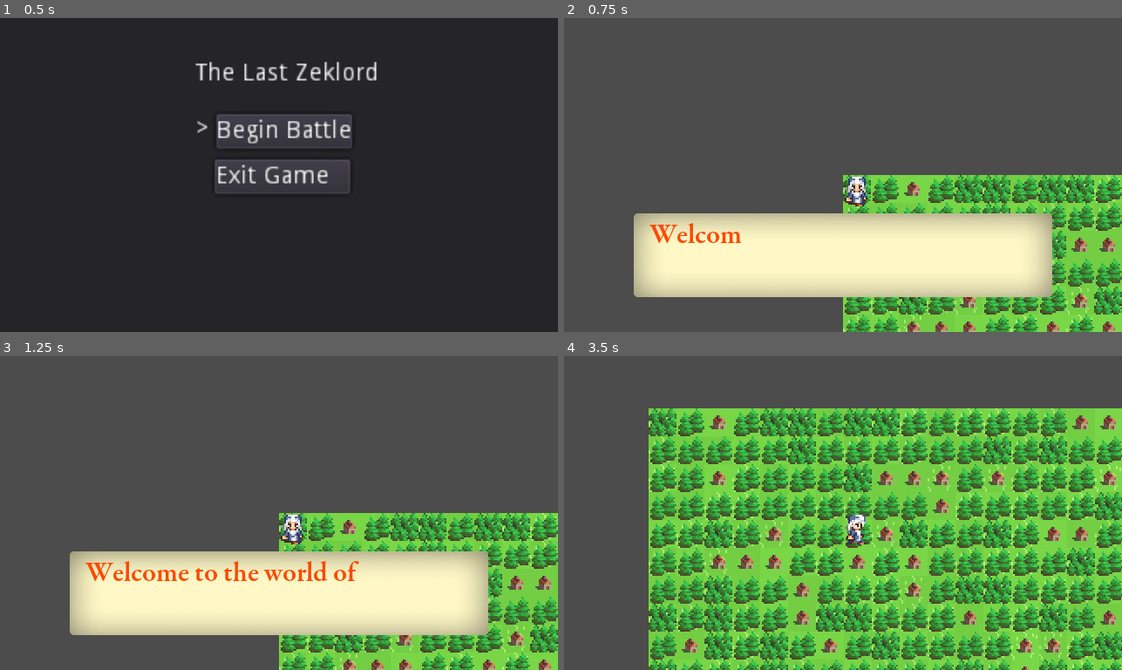
Above: before the commit, frames 1-4 (two rows, left to right).
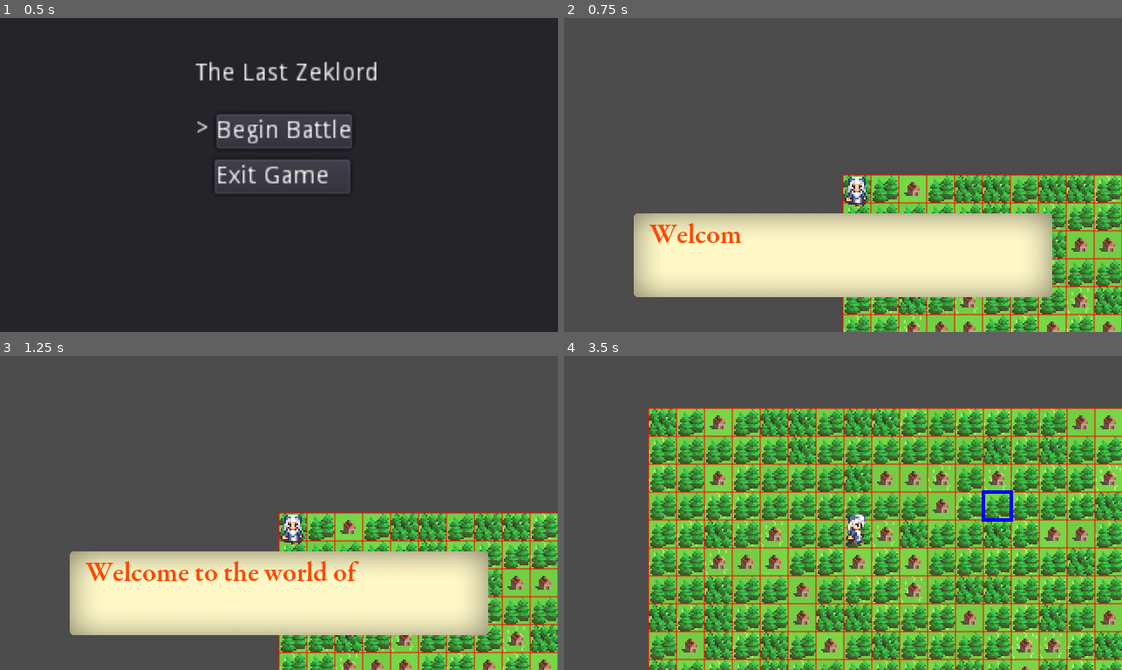
Above: after the commit, the same moments.

Repository: SaranSundar/GodotPracticeDemo
Game: Godot game, scene res://scenes/main/main.tscn
The game is run twice, just before and just after one commit, with the same random seed, the same clock (stepped at 60 frames per second) and the same inputs.
Inputs (mouse positions are in pixels of both pictures, inside the frame that each line leads up to):
- Up to frame 1 (0.5 s): no input
- Up to frame 2 (0.75 s): click "Begin Battle" at 0.5 s
- Up to frame 3 (1.25 s): no input
- Up to frame 4 (3.5 s): tap Enter (ui_accept) at 1.25, 1.52, 2.27 s; move the mouse to (965, 497) at 1.27 s; hold Right (ui_right) 1.28-2.03 s; click (965, 497) at 1.42 s; move the mouse to (731, 528) at 2.02 s; hold Down (ui_down) 2.03-2.78 s; click (731, 528) at 2.17 s; move the mouse to (898, 443) at 2.77 s; hold Right (ui_right) from 2.78 s (still down); click (898, 443) at 2.92 s

Frame 1 is identical in both runs. In frame 2, 1.9% of the frame differs, in the area x 49-100%, y 49-100%; in frame 3, 1.9%; in frame 4, 9.0%, in the area x 15-100%, y 16-100%.

Commit message:
Grid Lines started

Diff:
--- /dev/null
+++ b/interfaces/grid_lines/grid_lines.gd
@@ -0,0 +1,61 @@
+class_name GridLines extends BaseEntity
+
+const common: Common = preload("res://resources/common/common_resource.tres")
+const grid_data: GridData = preload("res://resources/grid_data/grid_data_resource.tres")
+
+var cursor_cell_selection = null
+var cursor_hover_cell_selection = null
+var bfs: Dictionary = {}
+
+func _ready():
+	set_name("GridLines")
+	set_z_index(common.grid_lines_z_index)
+
+# Virtual function. Corresponds to the `_process()` callback.
+func process_update(delta: float) -> void:
+	update()
+
+func cursor_move_received(position):
+	cursor_hover_cell_selection = grid_data.get_cell_bounds(position, common.tile_size)
+
+func cursor_click_received(position):
+	# Gets the row, col
+	cursor_cell_selection = grid_data.get_cell_bounds(position, common.tile_size)
+
+func update_bfs(bfs: Dictionary):
+	self.bfs = bfs
+
+
+func draw_cell_outline(cell, color) -> void:
+	# On null cell, don't draw anything
+	if not cell:
+		return
+	var tile_size = common.tile_size
+	var rect2 = Rect2(Vector2(cell[1], cell[0]) * tile_size, Vector2(tile_size, tile_size))
+	draw_rect(rect2, color, false, 2.0)
+
+func draw_grid_outline():
+	for r in range(len(grid_data.current_level) + 1):
+		var left_grid = Vector2.ZERO
+		var right_grid = Vector2.ZERO
+		left_grid.y = r * common.tile_size
+		right_grid.x = len(grid_data.current_level[0]) * common.tile_size
+		right_grid.y = r * common.tile_size
+		draw_line(left_grid, right_grid, Color.red, 1, true)
+
+	for c in range(len(grid_data.current_level[0]) + 1):
+		var top_grid = Vector2.RIGHT * c * common.tile_size
+		var bottom_grid = top_grid + Vector2.DOWN * len(grid_data.current_level) * common.tile_size
+		draw_line(top_grid, bottom_grid, Color.red, 1, true)
+
+func _draw():
+	# Draws outline of entire grid
+	draw_grid_outline()
+
+	# Will draw range of characters movement options
+	for key in bfs:
+		draw_cell_outline(bfs[key].position, Color.purple)
+
+	# Will draw seperate color for cursor movement vs cursor click
+	draw_cell_outline(cursor_hover_cell_selection, Color.yellow)
+	draw_cell_outline(cursor_cell_selection, Color.blue)
--- a/project.godot
+++ b/project.godot
@@ -49,7 +49,12 @@
 "language": "GDScript",
 "path": "res://resources/grid_data/grid_data.gd"
 }, {
-"base": "Node2D",
+"base": "BaseEntity",
+"class": "GridLines",
+"language": "GDScript",
+"path": "res://interfaces/grid_lines/grid_lines.gd"
+}, {
+"base": "BaseEntity",
 "class": "InBattleScene",
 "language": "GDScript",
 "path": "res://scenes/in_battle/in_battle.gd"
@@ -58,6 +63,11 @@
 "class": "InBattleState",
 "language": "GDScript",
 "path": "res://states/in_battle/in_battle_state.gd"
+}, {
+"base": "State",
+"class": "InMovementPhaseState",
+"language": "GDScript",
+"path": "res://states/in_battle/in_movement_phase_state.gd"
 }, {
 "base": "Node2D",
 "class": "Main",
@@ -103,8 +113,10 @@
 "DialogueBox": "",
 "DialogueState": "",
 "GridData": "",
+"GridLines": "",
 "InBattleScene": "",
 "InBattleState": "",
+"InMovementPhaseState": "",
 "Main": "",
 "MainMenuScene": "",
 "MainMenuState": "",
--- a/resources/grid_data/grid_data.gd
+++ b/resources/grid_data/grid_data.gd
@@ -19,3 +19,14 @@
 
 func set_cell(row: int, col: int, value: int):
 	current_level[row][col] = value
+
+func get_cell_global_position(cell, tile_size) -> Vector2:
+	# Cell is a row, col
+	return (Vector2(cell[1], cell[0]) * tile_size)
+
+func get_cell_bounds(position, tile_size) -> Vector2:
+	var row = 0
+	var col = 0
+	row = floor(position.y / tile_size)
+	col = floor(position.x / tile_size)
+	return Vector2(row, col)
--- a/scenes/cursor/cursor.gd
+++ b/scenes/cursor/cursor.gd
@@ -7,8 +7,27 @@
 # Cursor Arrow Image
 const cursor_icon = preload("res://assets/cursor_rotated.png")
 
+# Cursor x, y, with 0,0 being top left of screen and
+# 	width, height being bottom right of screen
+var cursor_position = Vector2(0, 0)
+var cursor_click_position = Vector2(0, 0)
+
+signal cursor_moved(position)
+signal cursor_clicked(position)
+
 func _ready():
 	Input.set_mouse_mode(Input.MOUSE_MODE_VISIBLE)
 	Input.set_use_accumulated_input(false)
 	Input.set_custom_mouse_cursor(cursor_icon, Input.CURSOR_ARROW, Vector2(40, 120))
 	self.set_z_index(common.cursor_z_index)
+
+func _input(event):
+	# Mouse in viewport coordinates.
+	if event is InputEventMouseButton and event.pressed:
+		cursor_click_position = event.position
+		global_position = cursor_position
+		emit_signal("cursor_clicked", cursor_click_position)
+	elif event is InputEventMouseMotion:
+		cursor_position = event.position
+		global_position = cursor_position
+		emit_signal("cursor_moved", cursor_position)
--- a/scenes/in_battle/in_battle.gd
+++ b/scenes/in_battle/in_battle.gd
@@ -1,12 +1,20 @@
-class_name InBattleScene extends Node2D
+class_name InBattleScene extends BaseEntity
 
 onready var custom_tile_map = $custom_tile_map
 onready var player = $player
 onready var camera = $camera
+onready var grid_lines = $GridLines
 
 func _ready():
 	set_name("InBattleScene")
+	connect_cursor_to_grid_lines()
+
+func connect_cursor_to_grid_lines():
+	var cursor: Cursor = get_node("/root/main/cursor")
+	cursor.connect("cursor_moved", grid_lines, "cursor_move_received")
+	cursor.connect("cursor_clicked", grid_lines, "cursor_click_received")
 
 func process_update(delta: float):
+	grid_lines.process_update(delta)
 	player.process_update(delta)
 	camera.process_update(delta)
--- a/scenes/in_battle/in_battle.tscn
+++ b/scenes/in_battle/in_battle.tscn
@@ -1,9 +1,10 @@
-[gd_scene load_steps=5 format=2]
+[gd_scene load_steps=6 format=2]
 
 [ext_resource path="res://scenes/in_battle/in_battle.gd" type="Script" id=1]
 [ext_resource path="res://scenes/custom_tile_map/custom_tile_map.tscn" type="PackedScene" id=2]
 [ext_resource path="res://scenes/player/player.tscn" type="PackedScene" id=3]
 [ext_resource path="res://scenes/camera/camera.tscn" type="PackedScene" id=4]
+[ext_resource path="res://interfaces/grid_lines/grid_lines.gd" type="Script" id=5]
 
 [node name="in_battle" type="Node2D"]
 script = ExtResource( 1 )
@@ -13,3 +14,6 @@
 [node name="player" parent="." instance=ExtResource( 3 )]
 
 [node name="camera" parent="." instance=ExtResource( 4 )]
+
+[node name="GridLines" type="Node2D" parent="."]
+script = ExtResource( 5 )
--- a/scenes/main/main.gd
+++ b/scenes/main/main.gd
@@ -7,6 +7,7 @@
 
 func _ready():
 	state_machine = StateMachine.new()
+	state_machine.set_name("StateMachine")
 	add_child(state_machine)
 	state_machine.transition_to(MainMenuState.new())
 
--- a/states/base_entity.gd
+++ b/states/base_entity.gd
@@ -13,3 +13,7 @@
 # Virtual function. Corresponds to the `_physics_process()` callback.
 func process_physics_update(delta: float) -> void:
 	pass
+
+# Called to cleanup any references
+func exit() -> void:
+	queue_free()
--- a/states/in_battle/in_battle_state.gd
+++ b/states/in_battle/in_battle_state.gd
@@ -9,8 +9,10 @@
 
 	#Battle FSM
 	battle_fsm = StateMachine.new()
+	battle_fsm.set_name("BattleStateMachine")
 	add_child(battle_fsm)
 	# Start dialog at beginning of battle state
+	battle_fsm.transition_to(InMovementPhaseState.new())
 	battle_fsm.transition_to(DialogueState.new())
 
 
--- /dev/null
+++ b/states/in_battle/in_movement_phase_state.gd
@@ -0,0 +1,4 @@
+class_name InMovementPhaseState extends State
+
+func _ready():
+	set_name("InMovementPhaseState")
